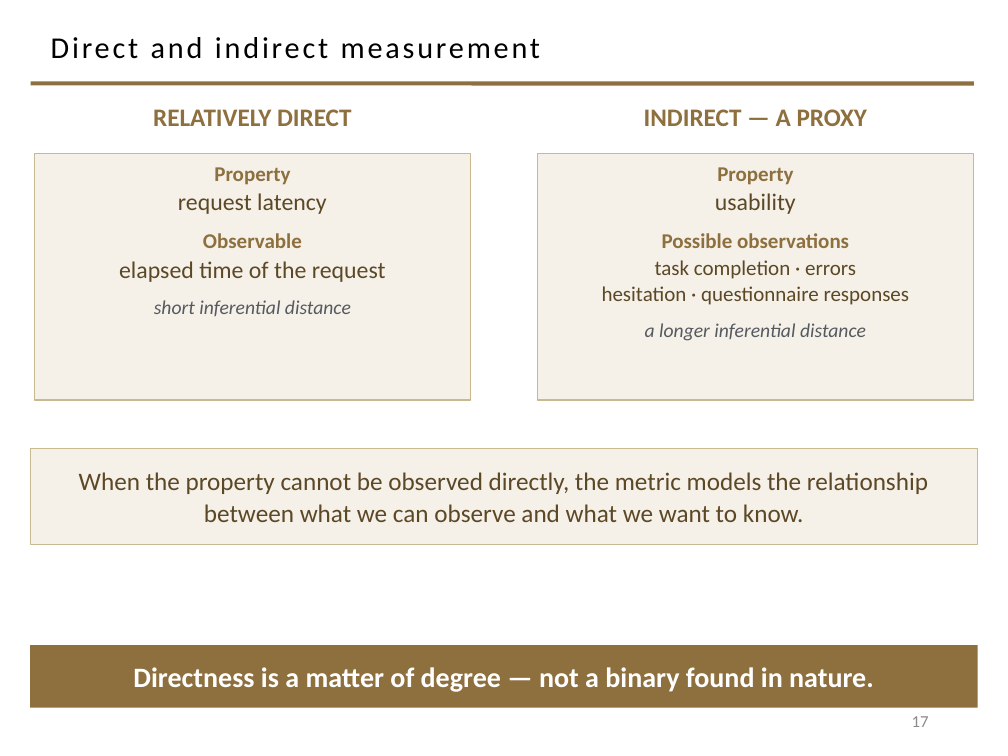
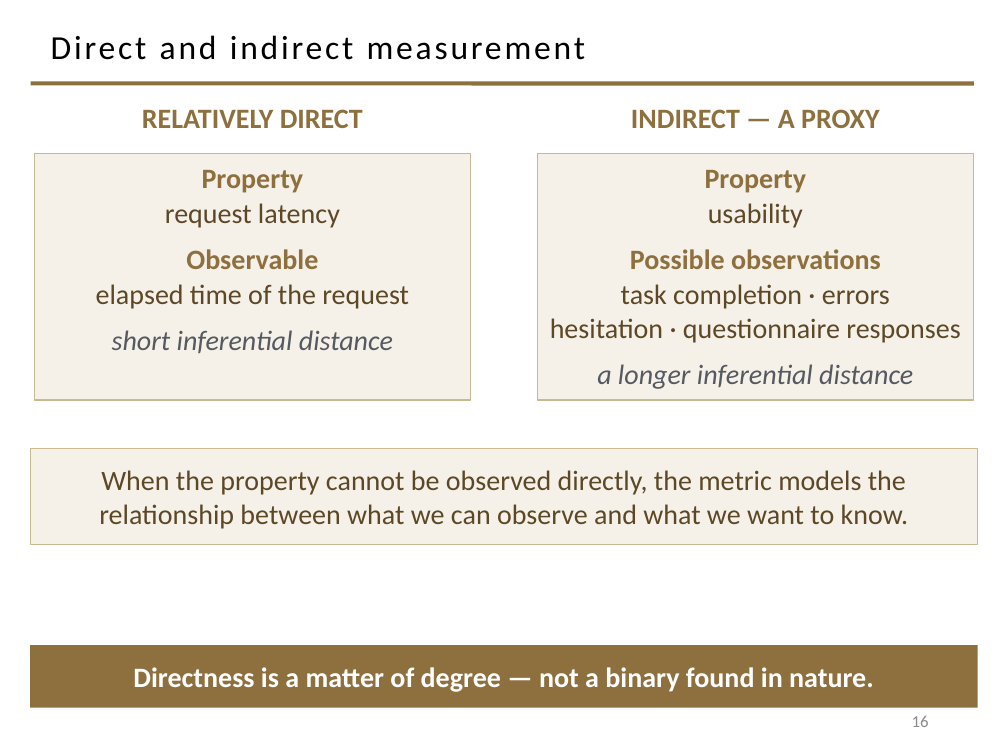
Before and after one commit to davisjam/model-based-agentic-software-engineering, a slide deck: slide 16 of course/lectures/act-1-foundations/09-engineering-decision-making-and-metrics/1-9-Engineering-Decision-Making-and-Metrics.pptx (slide 17 before the commit). Drawn at 1008x756 pixels with LibreOffice and Linux fonts; fonts in the diff are those of the drawing; background and template pictures are left out. Boxes give left, top, right and bottom in pixels: in the first picture for what was removed or moved away, otherwise in the second. Text is boxed around its words. In the diff, an @@ line names an element or a change of style, - is before the commit and + after.

```diff
--- a/course/lectures/act-1-foundations/09-engineering-decision-making-and-metrics/1-9-Engineering-Decision-Making-and-Metrics.pptx
+++ b/course/lectures/act-1-foundations/09-engineering-decision-making-and-metrics/1-9-Engineering-Decision-Making-and-Metrics.pptx
@@ title "Direct and indirect measurement" at [51,35,585,60]: size 21.6 to 24 pt @@
@@ text "RELATIVELY DIRECT" at [142,109,363,128]: size 18 to 20 pt @@
@@ text "INDIRECT — A PROXY" at [631,109,879,128]: size 18 to 20 pt @@
@@ rectangle "Property" at [34,153,471,400]: size 15 to 20 pt in "Property", "Observable"; size 17 to 20 pt in "request latency", "elapsed time of the request"; size 14 to 20 pt in "short inferential distance" @@
@@ rectangle "Property" at [537,153,974,400]: size 15 to 20 pt in "Property", "Possible observations", "task completion · errors", "hesitation · questionnaire responses"; size 17 to 20 pt in "usability"; size 14 to 20 pt in "a longer inferential distance" @@
@@ text in rectangle at [99,470,908,529]: text changed; size 18 to 20 pt @@
-When the property cannot be observed directly, the metric models the relationship
-between what we can observe and what we want to know.
+When the property cannot be observed directly, the metric models the relationship between what we can observe and what we want to know.
@@ page number at [912,716,929,727]: text changed @@
-17
+16
```
Also in this commit, not shown: 22 other slides changed, 2 slides added, 3 slides removed, 1 other file.
